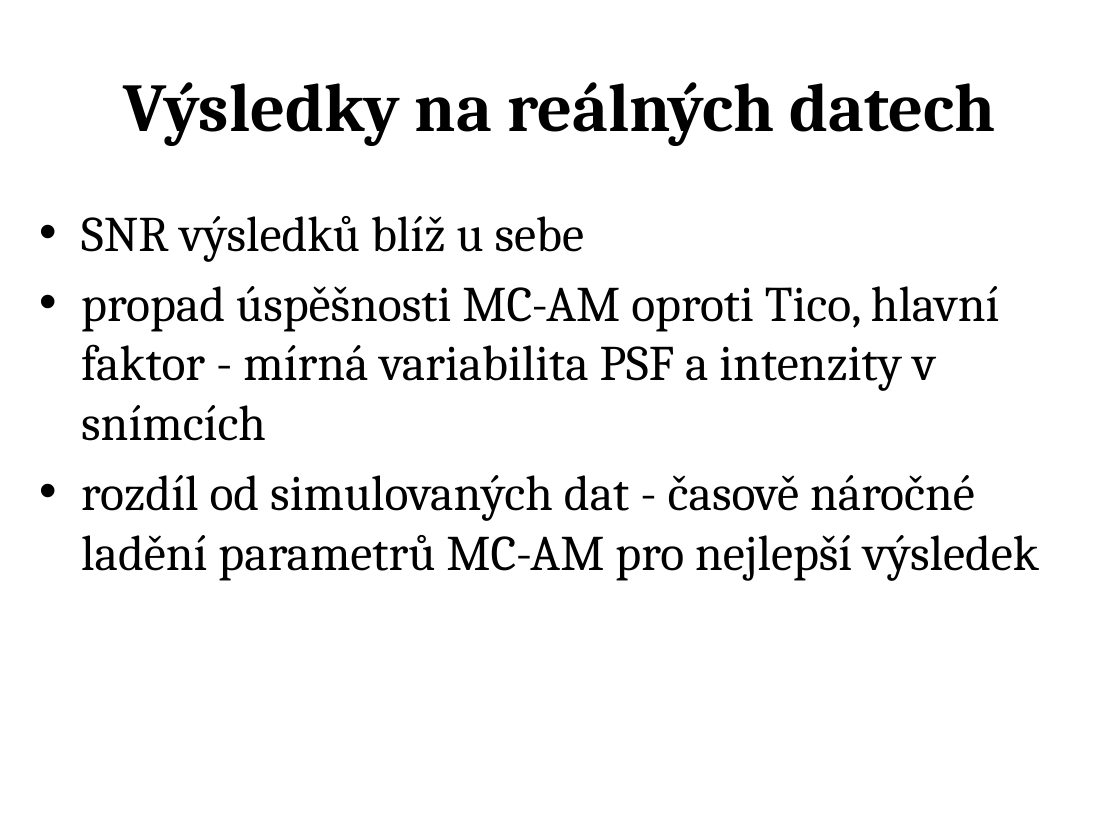
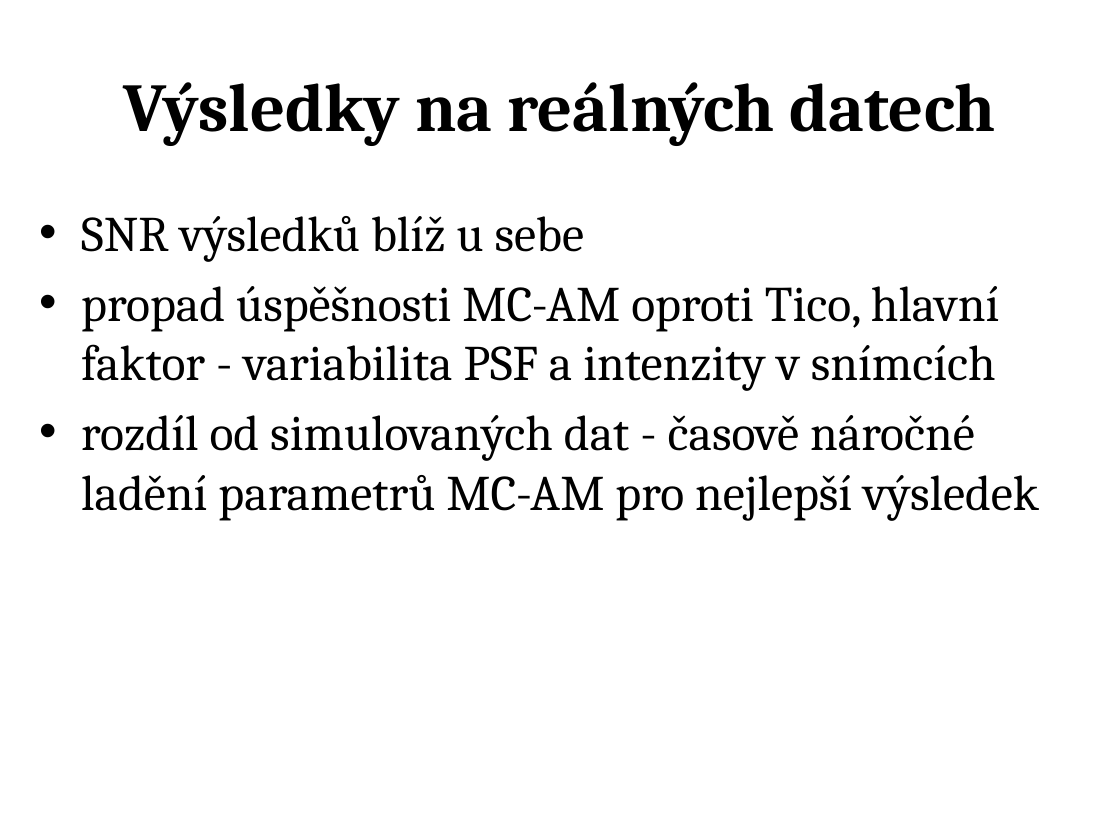
Before and after one commit to jozefsabo/Thesis, a slide deck: slide 18 of Docs/Jozef Sabo - Prezentace obhajoba.pptx (slide 21 before the commit). Drawn at 1120x840 pixels with LibreOffice and Linux fonts; fonts in the diff are those of the drawing. Boxes give left, top, right and bottom in pixels: in the first picture for what was removed or moved away, otherwise in the second. Text is boxed around its words. In the diff, an @@ line names an element or a change of style, - is before the commit and + after.

```diff
--- a/Docs/Jozef Sabo - Prezentace obhajoba.pptx
+++ b/Docs/Jozef Sabo - Prezentace obhajoba.pptx
@@ text at [81,286,999,391]: text changed @@
-• propad úspěšnosti MC-AM oproti Tico, hlavní faktor - mírná variabilita PSF a intenzity v snímcích
+• propad úspěšnosti MC-AM oproti Tico, hlavní faktor - variabilita PSF a intenzity v snímcích
```
Also in this commit, not shown: 11 other slides changed, 4 slides added, 8 slides removed, 6 other files.
